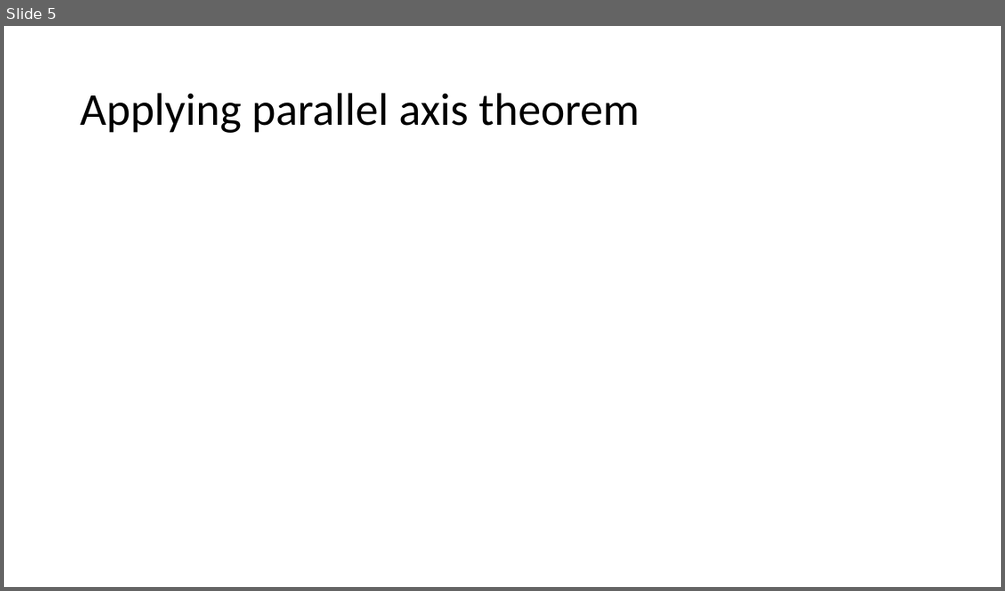
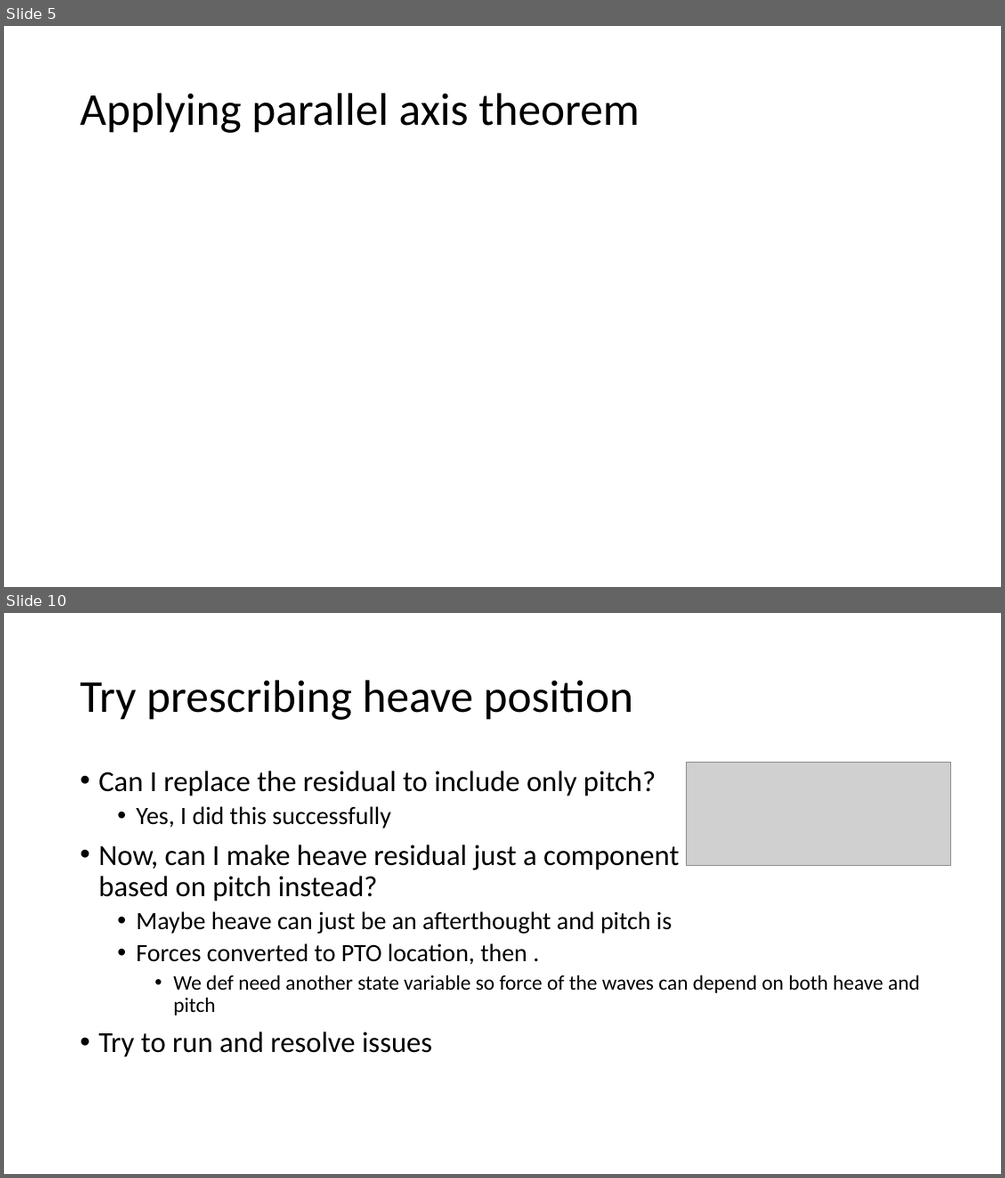
Before and after one commit to jtgrasb/WecOptTool, a slide deck: examples/attenuatorInWOT.pptx. Shown one above the other, each under a label of ours: slide 5 before the commit, slides 5 and 10 after it; the slides between them are not shown. The pictures are 1005x591 and 1005x1178 pixels, drawn with LibreOffice and Linux fonts; fonts in the diff are those of the drawing; grey boxes stand for pictures. Boxes give left, top, right and bottom in pixels: in the first picture for what was removed or moved away, otherwise in the second. Text is boxed around its words. In the diff, an @@ line names an element or a change of style, - is before the commit and + after.

```diff
--- a/examples/attenuatorInWOT.pptx
+++ b/examples/attenuatorInWOT.pptx
@@ slide 10 added at bbox=[4, 613, 1001, 1174], background #FFFFFF @@
@@ title added at bbox=[80, 680, 633, 720], 44 pt, text #000000 @@
+Try prescribing heave position
@@ text added at bbox=[98, 771, 920, 1057], 28 pt, text #000000 @@
+• Can I replace the residual to include only pitch?
+  • Yes, I did this successfully
+• Now, can I make heave residual just a component
+  based on pitch instead?
+  • Maybe heave can just be an afterthought and pitch is
+  • Forces converted to PTO location, then .
+    • We def need another state variable so force of the waves can depend on both heave and pitch
+• Try to run and resolve issues
@@ picture added at bbox=[686, 763, 951, 866] @@
```
Also in this commit, not shown: 13 other slides added, 1 slide removed, 23 other files.
